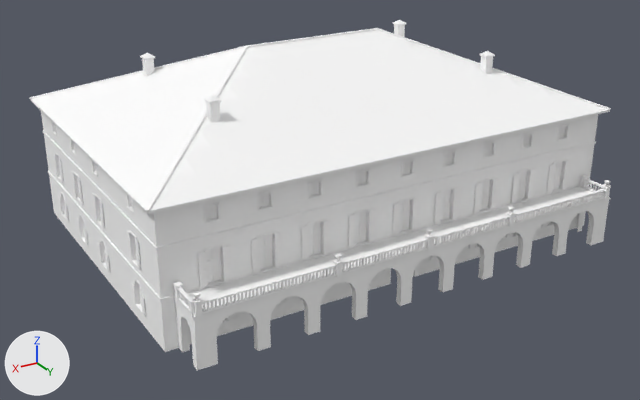
The glTF model games/yorimichi/assets/belmonte/meshes/SM_BM_BHip_Salon.glb, before and after one commit.
Before and after are seen from a camera (50 mm lens) standing at (41.3, 69.9, 36.6) and looking at (1.4, 3.4, 3.3). Arrows for +X, +Y and +Z are at lower left; the lights stay in place. The first picture is the older version. Vertices at exactly the same position are counted once.

Names of what the first picture shows: 'SM_BM_BHip_Salon'.
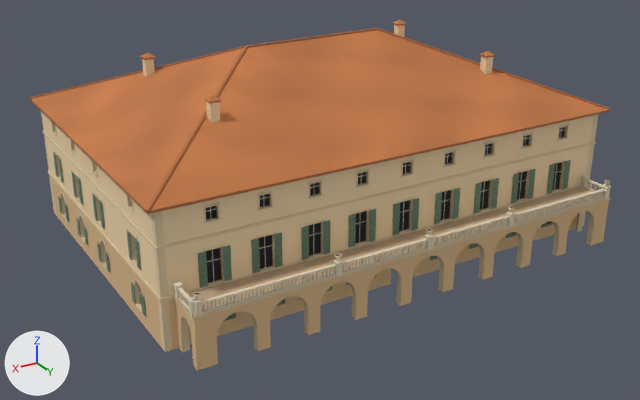
Changed parts and their boxes [x1, y1, x2, y2] in the pictures (640 x 400 px):
part 1 of me_sm_bhip_salon, recoloured (darker): [29, 20, 611, 370] in both

Edits to the bpy script that builds the scene:
```text
Change me_sm_bhip_salon:
    where me_sm_bhip_salon.from_pydata(...)  # 21308 vertices, 29805 faces; spans x -22.8..22.8, y -15.8..18.6, z -0.3..18.2
    used by ob_sm_bm_bhip_salon; location = (0.0, 0.0, 0.0)
    me_sm_bhip_salon part 1: 29805 faces centred in x -22.7..22.7, y -15.7..18.6, z -0.3..18.2 are repainted in the vertex colours; the middle colour goes from white #ffffff to beige #dec9a3
```
